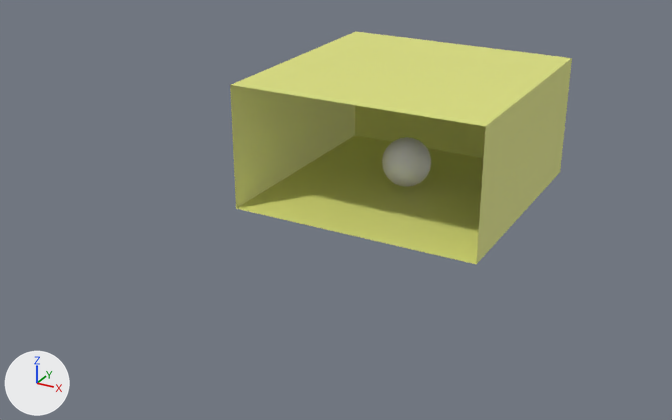
Two versions of the Blender file example-scenes/models/Caustics/cube.blend, one commit apart.
Camera for both pictures: a 50 mm camera at (14.6, -32.5, 14.6) aimed at (-0.7, -4.7, 0.8). The axes (+X, +Y, +Z) are drawn at lower left. The lights are the same throughout.

Objects in the first picture: 'Sphere', 'backwall', 'ceiling', 'floor', 'leftwall', 'rightwall'.
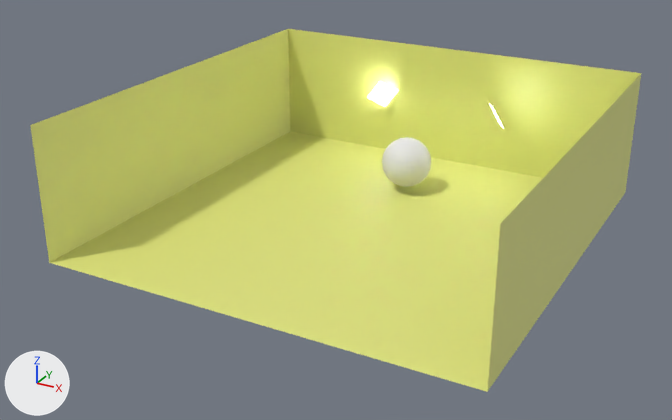
Where the change shows, as pixel boxes [x1, y1, x2, y2] in the pictures (672 x 420 px):
'floor', moved, rescaled: before [236, 135, 484, 264]; after [50, 131, 543, 392]
'leftwall', moved, rescaled: before [230, 85, 355, 208]; after [30, 29, 290, 263]
'backwall', moved, rescaled: before [355, 105, 486, 158]; after [288, 29, 641, 178]
'rightwall', moved, rescaled (60% wider, 54% taller): before [476, 58, 572, 264]; after [487, 74, 641, 392]
'ceiling', recoloured, moved, turned, rescaled: before [231, 32, 571, 126]; after [490, 105, 503, 127]

Edits to the bpy script that builds the scene:
```text
Change me_plane_002:
    where me_plane_002.from_pydata(...)  # 4 vertices, 1 face; spans x -1.0..1.0, y -1.0..1.0, z 0.0
    remove me_plane_002.materials.append(mat_ground)  # yellow #e4e781
    add me_plane_002.materials.append(mat_light)  # white #ffffff
Change ob_floor:
    ob_floor.location: (0.0, 0.0, 0.0) -> (0.0, -4.0, 0.0)
    ob_floor.scale: (5.0, 5.0, 1.0) -> (8.0, 8.0, 1.0)
Change ob_ceiling:
    ob_ceiling.location: (0.0, 0.0, 5.0) -> (2.92, 2.16, 3.01)
    ob_ceiling.rotation_euler: (0.0, 0.0, 0.0) -> (2.19, -0.464, -1.448)  # degrees (0, 0, 0) -> degrees (125, -27, -83)
    ob_ceiling.scale: (5.0, 5.0, 1.0) -> (0.5, 0.5, 0.5)
Change ob_backwall:
    ob_backwall.location: (0.0, 5.0, 2.5) -> (0.0, 4.0, 2.5)
    ob_backwall.scale: (5.0, 2.5, 1.0) -> (8.0, 2.5, 1.0)
Change ob_leftwall:
    ob_leftwall.location: (-5.0, 0.0, 2.5) -> (-8.0, -4.0, 2.5)
    ob_leftwall.scale: (2.5, 5.0, 1.0) -> (2.5, 8.0, 1.0)
Change ob_rightwall:
    ob_rightwall.location: (5.0, 0.0, 2.5) -> (8.0, -4.0, 2.5)
    ob_rightwall.scale: (2.5, 5.0, 1.0) -> (2.5, 8.0, 1.0)
```
